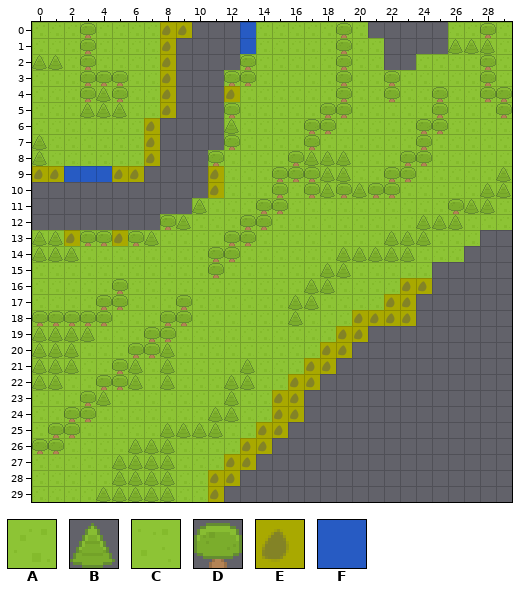
A Tiled map (JSON) gets an edit: dist/assets/map/map.json. Above, as it was before the edit.
Cells are 16x16 px. Shown: x 0..29, y 0..29.
Key: from "spritesheet": A 0, B 1, C 2, D 3, E 5, F 6.
_ is an empty cell.
Layer "Grass" before, first column x 14:
10 ACACCCCCCAAAAACC
11 CCAAAAAAAAAACCCA
12 CAAAAAAAAACCCAAA
13 AAAAAAAACCCAAA__
14 AAAAACCCCCAAA___
15 AAAACCAAAAA_____
16 AAACCAAAA_______
17 AACCAAAA________
18 AACAAA__________
19 AAAAA___________
20 AAAA____________
21 AAA_____________
22 AA______________
23 A_______________
24 A_______________
25 ________________
26 ________________
27 ________________
28 ________________
29 ________________
Layer "Obstacles" before, first column x 0:
 1 ___D____E__________D______BBB_
 2 BB_D____E____D_____D________D_
 3 ___DDD__E___DD_____D__D_____D_
 4 ___DBD__E___E______D__D__D__DD
 5 ___BBB__E___D_____DD_____D___D
 6 _______E____B____DD_____DD____
 7 B______E____D____D______D_____
 8 B______E___D____DBBB___DD_____
 9 EE___EE____E___DDDBB__DD_____B
10 ___________E___D_DBDBDD_____BB
11 __________B___DD__________DBB_
12 ________DB___DD_________BBB___
13 BBEDDEDB____DD________BBB_____
14 BBB________DD______BBBBB______
15 ___________D______BB__________
16 _____D___________BB____EE_____
17 ____DD___D______BB____EE______
18 DDDDD___DD______B___EEEE______
19 BBBB___DD__________EE_________
20 BBB___DDB_________EE__________
Once edited:
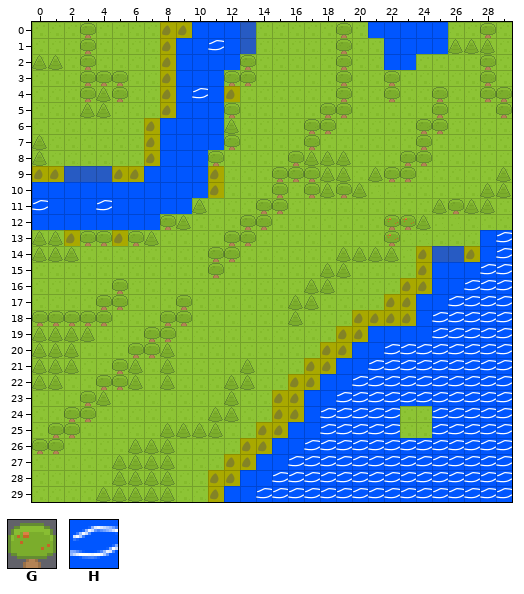
Further tiles: from "spritesheet": G 4, H 7.
Tiles of an added or newly shown layer are drawn over the layers below it.
See-through tiles are keyed as they look on the map.
The commit says: Delete unnecessary layer of the map
Difference:
Changed rows in their new state; . is an unchanged cell.
Layer "Grass":
first column x 24:
14 ___
15 _..
first column x 23:
24 AA
25 AA
Layer "Water" (now shown):
first column x 0:
 0 ..........FFF........FFFFF....
 1 .........FFHF.........FFFF....
 2 .........FFFF.........FF......
 3 .........FFF..................
 4 .........FHF..................
 5 .........FFF..................
 6 ........FFFF..................
 7 ........FFFF..................
 8 ........FFF...................
 9 .......FFFF...................
10 FFFFFFFFFFF...................
11 HFFFHFFFFF....................
12 FFFFFFFF......................
13 ............................FH
14 ............................FH
15 .........................FFFHH
16 .........................FFHHH
17 ........................FFHHHH
18 ........................FHHHHH
19 .....................FFFFHHHHH
20 ....................FFHHHHHHHH
21 ...................FFHHHHHHHHH
22 ..................FFHHHHHHHHHH
23 .................FFHHHHHHHHHHH
24 .................FHHHHH..HHHHH
25 ................FFHHHHH..HHHHH
26 ...............FFHHHHHHHHHHHHH
27 ..............FFHHHHHHHHHHHHHH
28 .............FFHHHHHHHHHHHHHHH
29 ............FFHHHHHHHHHHHHHHHH
Layer "Shore":
first column x 25:
14 FF
Layer "Obstacles":
first column x 5:
 5 _
first column x 21:
 9 B......
10 __.....
11 ....B..
12 .GG.__.
13 .G__...
14 .._E..E
15 ...E...
Where, in picture pixels (left, top, right, bottom), the same in both pictures:
changed: (32, 22, 512, 502)
